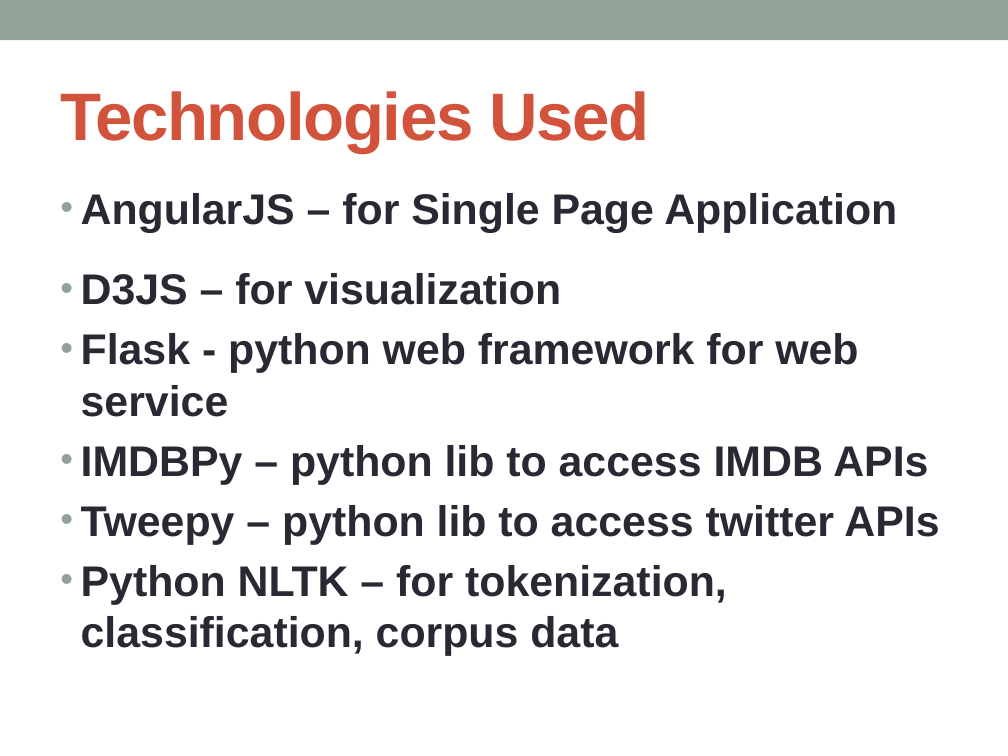
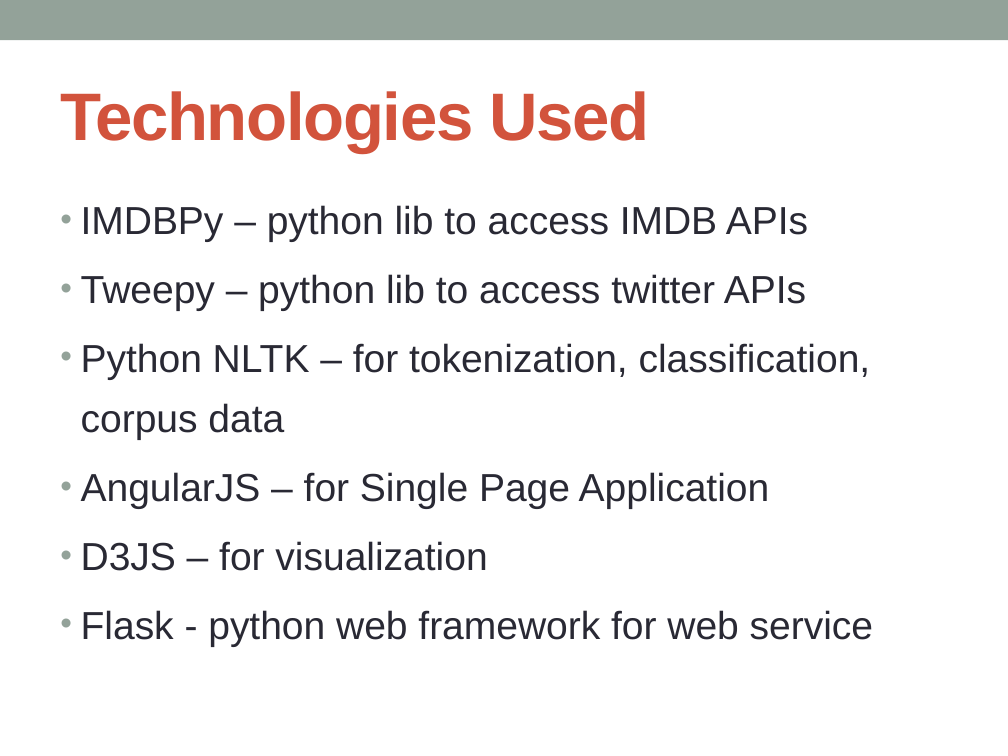
Before and after one commit to sumeshnb/6339Project, a slide deck: slide 3 of midterm_presentation.pptx. Drawn at 1008x756 pixels with LibreOffice and Linux fonts; fonts in the diff are those of the drawing. Boxes give left, top, right and bottom in pixels: in the first picture for what was removed or moved away, otherwise in the second. Text is boxed around its words. In the diff, an @@ line names an element or a change of style, - is before the commit and + after.

```diff
--- a/midterm_presentation.pptx
+++ b/midterm_presentation.pptx
@@ text at (81, 205, 871, 440): paragraphs added @@
+• IMDBPy – python lib to access IMDB APIs
+• Tweepy – python lib to access twitter APIs
+• Python NLTK – for tokenization, classification, corpus data
@@ text at (81, 445, 939, 656): paragraphs removed @@
-• IMDBPy – python lib to access IMDB APIs
-• Tweepy – python lib to access twitter APIs
-• Python NLTK – for tokenization, classification, corpus data
@@ text at (81, 472, 873, 647): size 30.6 to 27.9 pt, bold off in "AngularJS – for Single Page Application", "D3JS – for visualization", "Flask - python web framework for web ..."; line spacing 1 to 1.3; line spacing 1.4 to 1.3 @@
```
Also in this commit, not shown: 6 other slides changed, 2 slides added, 4 slides removed.
